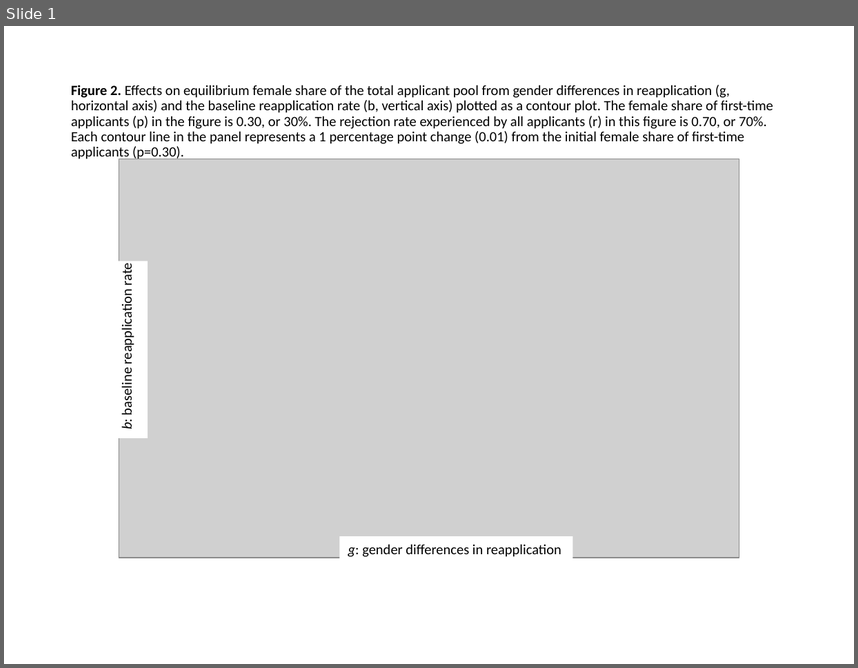
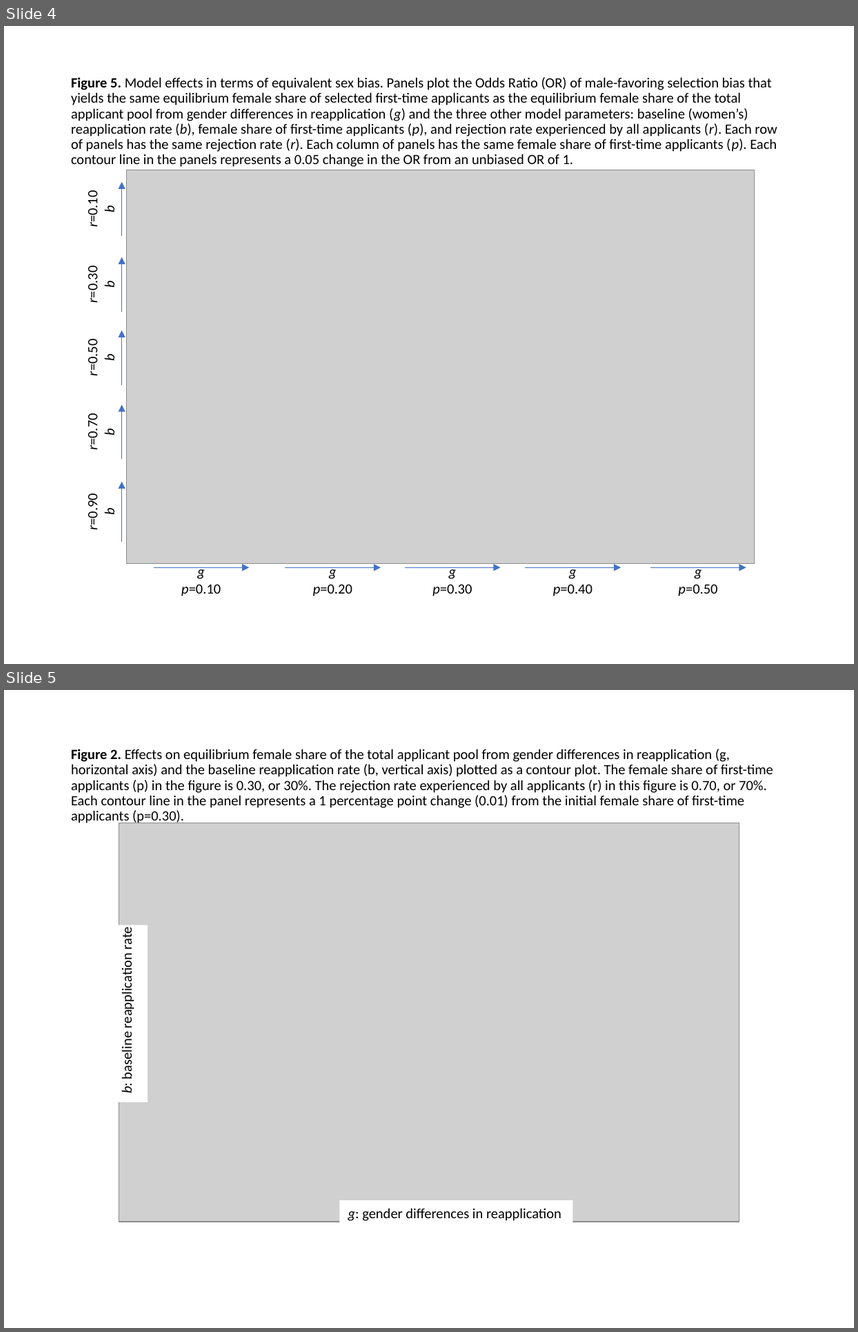
Before and after one commit to brubineau/genderReapplyDiffs, a slide deck: ParamSpaceFigures.pptx. Shown one above the other, each under a label of ours: slide 1 before the commit, slides 4 and 5 after it. The pictures are 858x668 and 858x1332 pixels, drawn with LibreOffice and Linux fonts; fonts in the diff are those of the drawing; grey boxes stand for pictures. Boxes give left, top, right and bottom in pixels: in the first picture for what was removed or moved away, otherwise in the second. Text is boxed around its words. In the diff, an @@ line names an element or a change of style, - is before the commit and + after.

Commit message:
update paper tables and figure files

```diff
--- a/ParamSpaceFigures.pptx
+++ b/ParamSpaceFigures.pptx
@@ slide 4 added at [4, 26, 854, 664], background #FFFFFF @@
@@ title added at [71, 77, 777, 167], 12 pt, text #000000 @@
+Figure 5. Model effects in terms of equivalent sex bias. Panels plot the Odds Ratio (OR) of male-favoring selection bias that yields the same equilibrium female share of selected first-time applicants as the equilibrium female share of the total applicant pool from gender differences in reapplication (g) and the three other model parameters: baseline (women’s) reapplication rate (b), female share of first-time applicants (p), and rejection rate experienced by all applicants (r). Each row of panels has the same rejection rate (r). Each column of panels has the same female share of first-time applicants (p). Each contour line in the panels represents a 0.05 change in the OR from an unbiased OR of 1.
@@ picture added at [126, 170, 755, 562] @@
@@ arrow added from (122, 236) to (122, 181), #4472C4 0.5 pt @@
@@ text added at [84, 194, 119, 227], 12 pt, text #000000 @@
+r=0.10
+b
@@ text added at [84, 269, 119, 302], 12 pt, text #000000 @@
+r=0.30
+b
@@ arrow added from (122, 312) to (122, 257), #4472C4 0.5 pt @@
@@ arrow added from (122, 385) to (122, 330), #4472C4 0.5 pt @@
@@ text added at [84, 342, 119, 375], 12 pt, text #000000 @@
+r=0.50
+b
@@ text added at [84, 417, 119, 450], 12 pt, text #000000 @@
+r=0.70
+b
@@ arrow added from (122, 459) to (122, 404), #4472C4 0.5 pt @@
@@ text added at [84, 497, 119, 530], 12 pt, text #000000 @@
+r=0.90
+b
@@ arrow added from (122, 542) to (122, 481), #4472C4 0.5 pt @@
@@ arrow added from (154, 568) to (250, 568), #4472C4 0.5 pt @@
@@ text added at [181, 567, 221, 596], 12 pt, text #000000 @@
+g
+p=0.10
@@ arrow added from (286, 568) to (381, 568), #4472C4 0.5 pt @@
@@ text added at [313, 567, 352, 596], 12 pt, text #000000 @@
+g
+p=0.20
@@ arrow added from (406, 567) to (500, 567), #4472C4 0.5 pt @@
@@ text added at [432, 567, 472, 596], 12 pt, text #000000 @@
+g
+p=0.30
@@ arrow added from (525, 568) to (621, 568), #4472C4 0.5 pt @@
@@ text added at [553, 567, 593, 596], 12 pt, text #000000 @@
+g
+p=0.40
@@ arrow added from (651, 568) to (746, 568), #4472C4 0.5 pt @@
@@ text added at [678, 567, 717, 596], 12 pt, text #000000 @@
+g
+p=0.50
@@ what was slide 1 is now slide 5 @@
```
Also in this commit, not shown: 3 other slides added, 2 other files.
